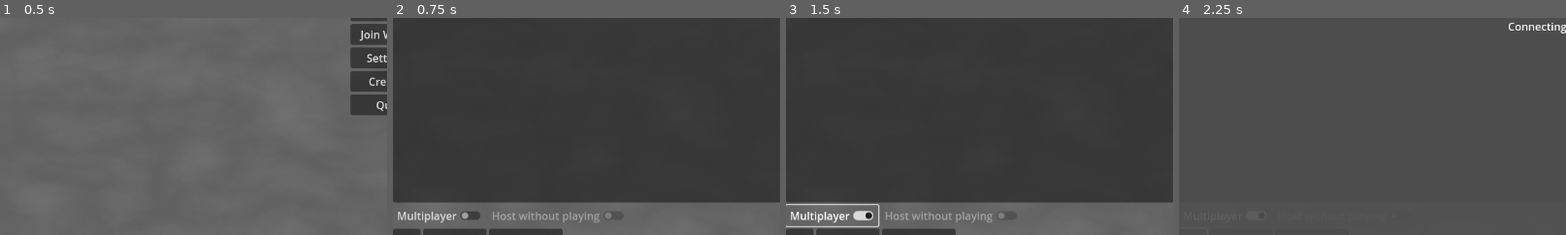
Above: before the commit, frames 1-4 (left to right).
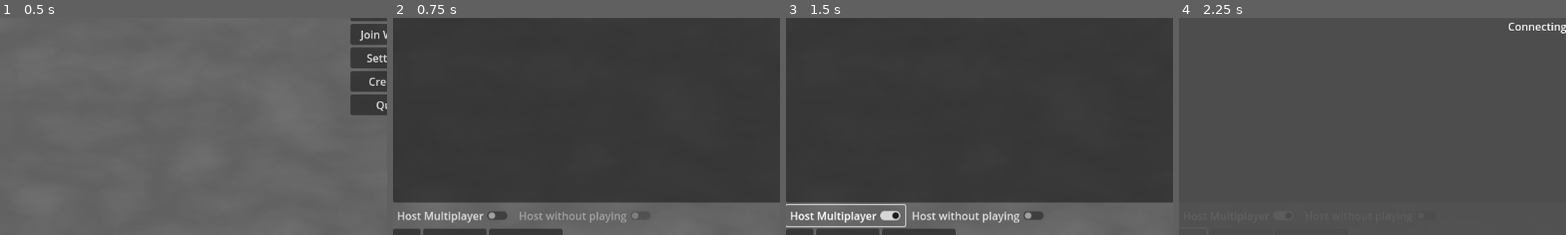
Above: after the commit, the same moments.

Repository: pixerhp/Hatchetflair
Game: Godot game, scene res://scenes/main_menu.tscn
The game is run twice, just before and just after one commit, with the same random seed, the same clock (stepped at 60 frames per second) and the same inputs.
Inputs:
- Up to frame 1 (0.5 s): no input
- Up to frame 2 (0.75 s): click "Start World" at 0.5 s
- Up to frame 3 (1.5 s): click "Multiplayer" (after the commit: "Host Multiplayer") at 1.25 s
- Up to frame 4 (2.25 s): click "Play" at 2 s
The pictures show only the part of the screen within x 0-50%, y 47-97%; the shares and areas given below are measured in that part.

Frame 1 is identical in both runs. In frame 2, 1.2% of the frame differs, in the area x 1-64%, y 89-95%; in frame 3, 1.7%, in the area x 1-67%, y 85-97%; in frame 4, less than 0.1%.
Error before the commit: Invalid assignment of property or key 'disabled' with value of type 'bool' on a base object of type 'null instance'. (res://scripts/main_menu.gd:47)

Commit message:
Fixed a crash related to my renaming
Twas an accidental thing I missed with the "Host Multiplayer" and "Host without playing" toggles, I'm still learning the ins-and-outs of Godot.

Diff:
--- a/scenes/main_menu.tscn
+++ b/scenes/main_menu.tscn
@@ -165,7 +165,7 @@
 
 [node name="AllowPlayers" type="CheckButton" parent="Menus/WorldsScreen/WorldSelect/Toggles"]
 layout_mode = 2
-text = "Multiplayer"
+text = "Host Multiplayer"
 
 [node name="AsServer" type="CheckButton" parent="Menus/WorldsScreen/WorldSelect/Toggles"]
 layout_mode = 2
--- a/scripts/main_menu.gd
+++ b/scripts/main_menu.gd
@@ -1,8 +1,8 @@
 extends Control
 
 # Save select screen inputs
-@onready var as_server_toggle: CheckButton = $Menus/WorldScreen/WorldSelect/Toggles/AsServer
-@onready var allow_players_toggle: CheckButton = $Menus/WorldScreen/WorldSelect/Toggles/AllowPlayers
+@onready var as_server_toggle: CheckButton = $Menus/WorldsScreen/WorldSelect/Toggles/AsServer
+@onready var allow_players_toggle: CheckButton = $Menus/WorldsScreen/WorldSelect/Toggles/AllowPlayers
 
 # Multiplayer select screen inputs
 @onready var server_ip_box: LineEdit = $Menus/MultiplayerScreen/Multiplayer/HBoxContainer/IP
